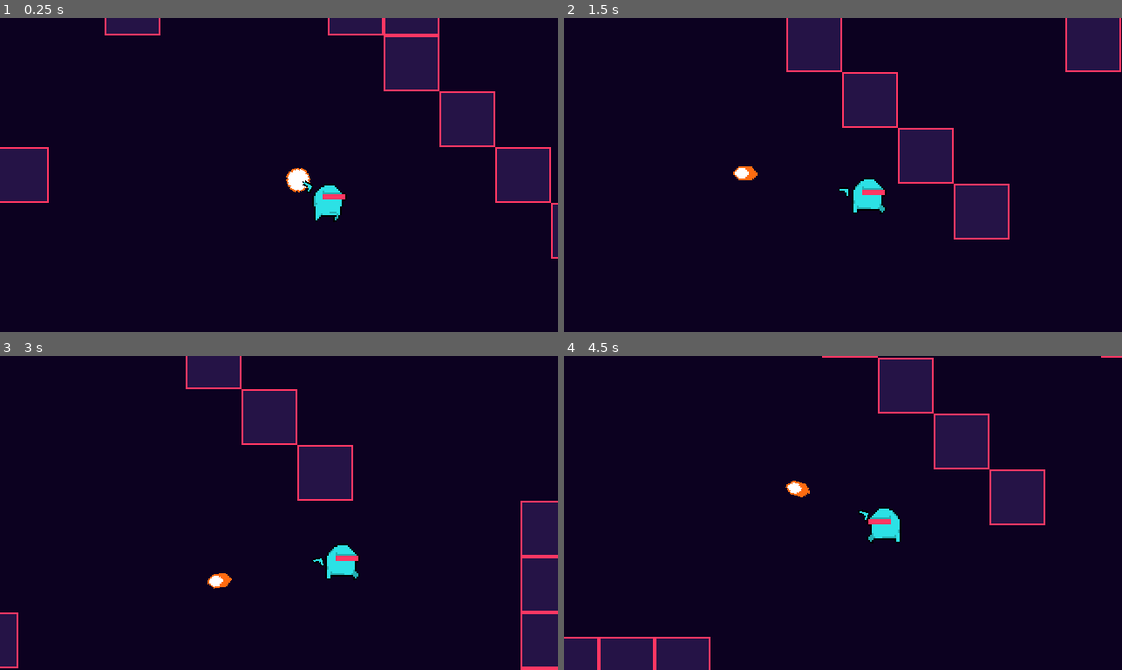
Above: before the commit, frames 1-4 (two rows, left to right).
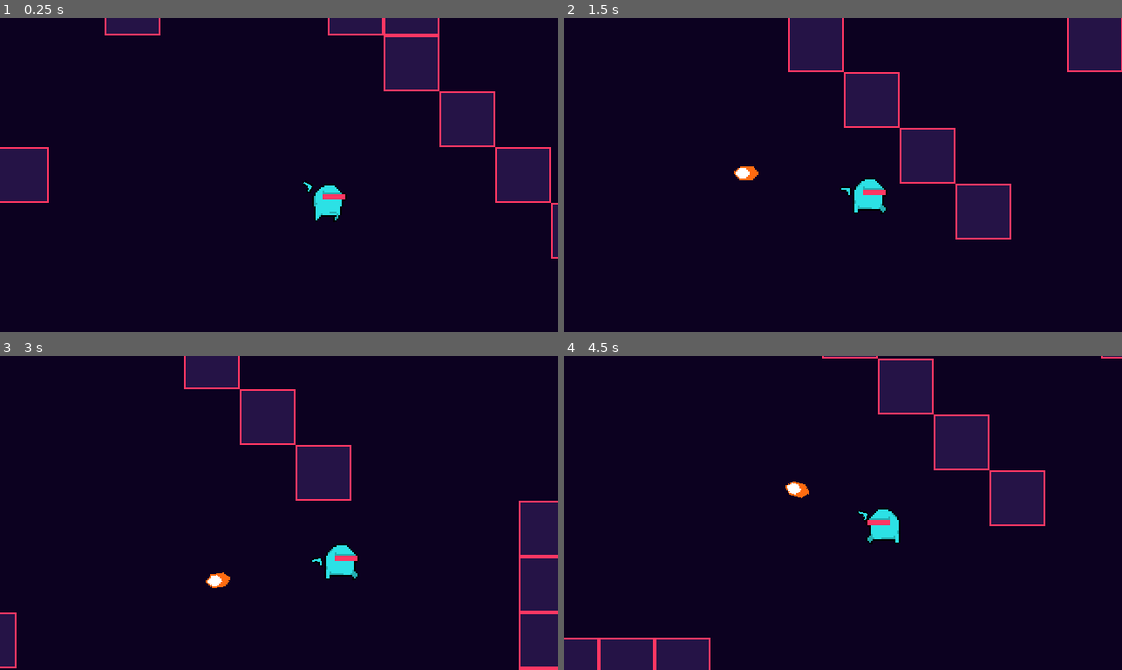
Above: after the commit, the same moments.

Repository: GregCK/RetroGun
Game: Godot game, scene res://World.tscn
The game is run twice, just before and just after one commit, with the same random seed, the same clock (stepped at 60 frames per second) and the same inputs.
Inputs (mouse positions are in pixels of both pictures, inside the frame that each line leads up to):
- Up to frame 1 (0.25 s): no input
- Up to frame 2 (1.5 s): move the mouse to (965, 159) at 0.52 s; press the mouse at (965, 159) at 0.53 s; hold D (right) 0.53-1.28 s; move the mouse to (731, 190) at 1.27 s; release the mouse at (731, 190) at 1.28 s; hold S (down) from 1.28 s (still down); click (731, 190) at 1.35 s
- Up to frame 3 (3 s): move the mouse to (334, 443) at 2.02 s; release S (down) at 2.03 s; press the mouse at (334, 443) at 2.03 s; hold D (right) 2.03-2.78 s; move the mouse to (251, 575) at 2.77 s; release the mouse at (251, 575) at 2.78 s; hold W (up) from 2.78 s (still down); click (251, 575) at 2.85 s
- Up to frame 4 (4.5 s): move the mouse to (1010, 560) at 3.52 s; release W (up) at 3.53 s; press the mouse at (1010, 560) at 3.53 s; hold A (left) from 3.53 s (still down); move the mouse to (675, 465) at 4.27 s; release the mouse at (675, 465) at 4.28 s; click (675, 465) at 4.35 s

The runs differ from the first frame. In frame 1, 0.2% of the frame differs, in the area x 51-56%, y 47-56%; in frame 2, 1.2%, in the area x 30-100%, y 0-71%; in frame 3, 1.2%; in frame 4, 0.8%.

Commit message:
bulletdeatheffect

Diff:
--- /dev/null
+++ b/Effects/BulletEffect.gd
@@ -0,0 +1,18 @@
+extends KinematicBody2D
+
+var velocity = Vector2.ZERO
+var direction = Vector2.ZERO
+const speed = 200
+
+# Called when the node enters the scene tree for the first time.
+func _ready():
+	yield(get_tree().create_timer(0.08), "timeout")
+	queue_free()
+
+
+func init(new_direction:Vector2):
+	direction = new_direction
+	velocity = new_direction * speed
+
+func _physics_process(delta):
+	velocity = move_and_slide(velocity)
--- /dev/null
+++ b/Effects/BulletEffect.tscn
@@ -0,0 +1,10 @@
+[gd_scene load_steps=3 format=2]
+
+[ext_resource path="res://Assets/deathParticle2.png" type="Texture" id=1]
+[ext_resource path="res://Effects/BulletEffect.gd" type="Script" id=2]
+
+[node name="BulletEffect" type="KinematicBody2D"]
+script = ExtResource( 2 )
+
+[node name="Sprite" type="Sprite" parent="."]
+texture = ExtResource( 1 )
--- a/Player/Player.tscn
+++ b/Player/Player.tscn
@@ -50,6 +50,7 @@
 resource_name = "recoil"
 
 [node name="Player" type="KinematicBody2D"]
+collision_layer = 2
 script = ExtResource( 2 )
 
 [node name="Sprite" type="Sprite" parent="."]
@@ -84,6 +85,7 @@
 script = ExtResource( 4 )
 
 [node name="MuzzleFlareSprite" type="Sprite" parent="Weapon/Pistol"]
+visible = false
 position = Vector2( 19.5742, 0.822557 )
 texture = ExtResource( 7 )
 
--- a/Player/PlayerBullet.gd
+++ b/Player/PlayerBullet.gd
@@ -1,25 +1,24 @@
 extends KinematicBody2D
 
 onready var sprite = $Sprite
+
+
+const DeathEffect = preload("res://Effects/BulletEffect.tscn")
 
 var direction = Vector2.ZERO
 var velocity = Vector2.ZERO
 const speed = 350
 
+var world
+
 
 # Called when the node enters the scene tree for the first time.
 func _ready():
-#	var look_vec = to_local(direction)
-#	look_at(look_vec)
-#	look_at(direction)
-#	look_at(velocity)
-#	var angle = Vector2.ZERO.angle_to(direction)
-#	set_rotation_degrees(angle)
-#	sprite.set_rotation_degrees(angle)
 	var rotation = velocity.angle()
 	rotation = rad2deg(rotation)
 	set_rotation_degrees(rotation)
-	pass
+
+	world = get_parent()
 
 
 func init(new_direction:Vector2):
@@ -30,3 +29,18 @@
 
 func _physics_process(delta):
 	velocity = move_and_slide(velocity)
+	if get_slide_count() != 0:
+		create_death_effect()
+
+		queue_free()
+
+func create_death_effect():
+		var deathEffect = DeathEffect.instance()
+		world.add_child(deathEffect)
+
+		var col = get_slide_collision(0)
+		var normal = col.get_normal()
+		var dir = direction.bounce(normal)
+
+		deathEffect.init(dir)
+		deathEffect.set_global_position(col.get_position() )
--- a/Player/PlayerBullet.tscn
+++ b/Player/PlayerBullet.tscn
@@ -1,7 +1,11 @@
-[gd_scene load_steps=3 format=2]
+[gd_scene load_steps=4 format=2]
 
 [ext_resource path="res://Assets/PlayerBulletLong.png" type="Texture" id=1]
 [ext_resource path="res://Player/PlayerBullet.gd" type="Script" id=2]
+
+[sub_resource type="CapsuleShape2D" id=1]
+radius = 3.96114
+height = 4.51769
 
 [node name="PlayerBullet" type="KinematicBody2D"]
 script = ExtResource( 2 )
@@ -9,3 +13,7 @@
 [node name="Sprite" type="Sprite" parent="."]
 z_index = -1
 texture = ExtResource( 1 )
+
+[node name="CollisionShape2D" type="CollisionShape2D" parent="."]
+rotation = 1.5708
+shape = SubResource( 1 )
--- a/Player/Weapons/Pistol.gd
+++ b/Player/Weapons/Pistol.gd
@@ -54,7 +54,7 @@
 	muzzleFlareSprite.visible = true
 	muzzleFlareTimer.start()
 
-	Globals.camera.shake(100, 0.1, 200)
+	Globals.camera.shake(50, 0.1, 200)
 
 
 func _on_Timer_timeout():
--- a/project.godot
+++ b/project.godot
@@ -82,6 +82,12 @@
  ]
 }
 
+[layer_names]
+
+2d_physics/layer_1="World"
+2d_physics/layer_2="Player"
+2d_physics/layer_3="Enemy"
+
 [rendering]
 
 environment/default_clear_color=Color( 0.0509804, 0.00784314, 0.129412, 1 )
Binary file added: Assets/deathParticle.png
Not shown, added: Assets/deathParticle.png.import
Binary file added: Assets/deathParticle1.png
Not shown, added: Assets/deathParticle1.png.import
Binary file added: Assets/deathParticle2.png
Not shown, added: Assets/deathParticle2.png.import
